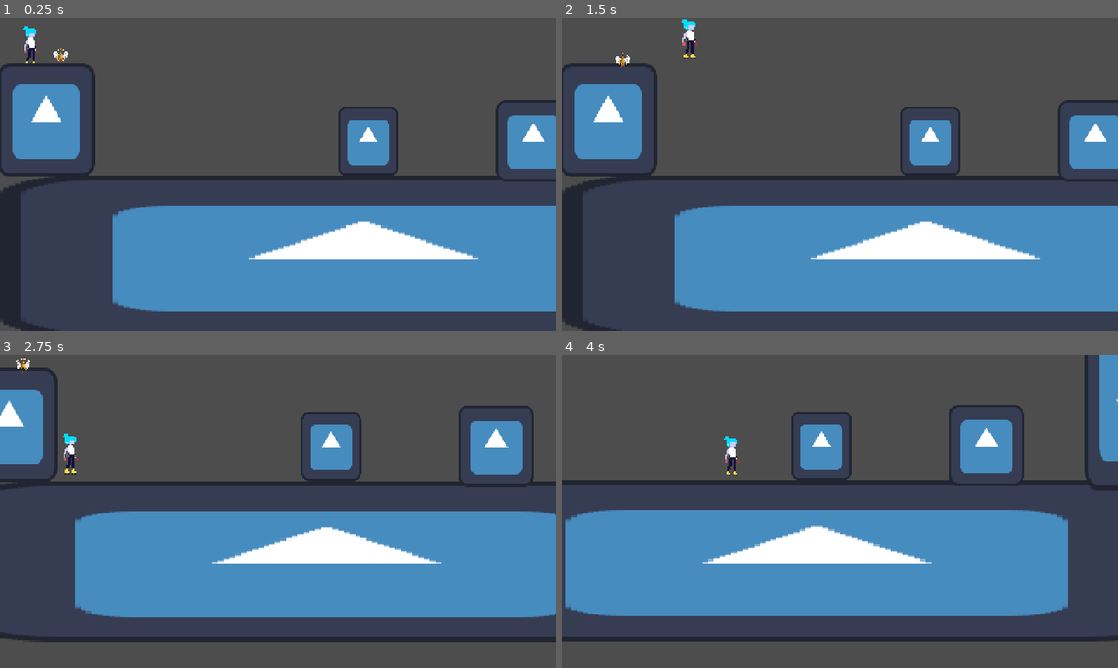
Above: before the commit, frames 1-4 (two rows, left to right).
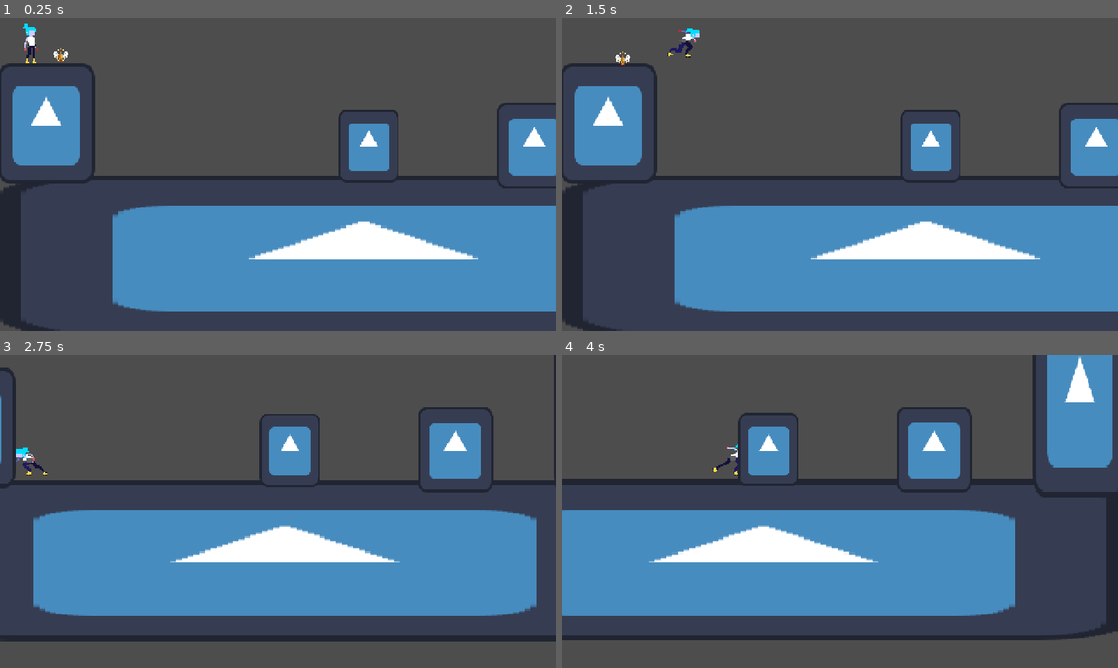
Above: after the commit, the same moments.

Repository: endermn/gameJAM
Game: Godot game, scene res://game_scene.tscn
The game is run twice, just before and just after one commit, with the same random seed, the same clock (stepped at 60 frames per second) and the same inputs. The engine's default icon, where the game draws it, is replaced by a stand-in: a white triangle on a blue panel in a dark square.
Inputs:
- Up to frame 1 (0.25 s): no input
- Up to frame 2 (1.5 s): tap Enter (ui_accept) at 0.5 s; hold D (move_right) from 0.53 s (still down); tap Shift (dash) at 0.6, 1.35 s; tap Space (jump) at 0.77 s
- Up to frame 3 (2.75 s): tap Space (jump) at 1.52 s; release D (move_right) at 2.03 s; hold A (move_left) from 2.03 s (still down); tap Shift (dash) at 2.1 s
- Up to frame 4 (4 s): release A (move_left) at 2.78 s; hold D (move_right) from 2.78 s (still down); tap Shift (dash) at 2.85, 3.6 s; tap Space (jump) at 3.02, 3.77 s

The runs differ from the first frame. In frame 1, 2.5% of the frame differs, in the area x 0-100%, y 1-55%; in frame 2, 2.8%; in frame 3, 16%; in frame 4, 20%, in the area x 0-100%, y 0-92%.

Commit message:
perfect movement system

Diff:
--- a/CharacterController.gd
+++ b/CharacterController.gd
@@ -43,13 +43,15 @@
 		elif _d == 90: multiplier.y = CharacterMovement.Dash_down_scale;
 		var speed = Vector2.RIGHT.rotated((direction) );
 		cVelocity = speed * CharacterMovement.Dash_Strength * multiplier * physicsfps;
+		CharacterVelocity.x += abs(cVelocity.x) * sign(CharacterVelocity.x)
+		CharacterVelocity.y += abs(cVelocity.y) * sign(CharacterVelocity.y)
 		deactive_input = CharacterMovement.Dash_input_cooldown;
 		move_cooldown = Vector2(.5, 1) * CharacterMovement.Dash_input_cooldown;
 		dashIsActive = true;
 		onDash.emit();
 		await get_tree().create_timer(CharacterMovement.Dash_Strength * CharacterMovement.Dash_input_cooldown).timeout;
 		dashIsActive = false;
-		onDashFinished.emit();
+		#onDashFinished.emit();
 
 func CanDash() -> bool:
 	return dashRemaining > 0;
--- a/CharacterControllerPlatformer.gd
+++ b/CharacterControllerPlatformer.gd
@@ -58,6 +58,10 @@
 	onWall = rightWall || leftWall;
 
 	onEdge = !test_move(global_transform.translated(Vector2(CharacterMovement.EdgeCheckDistance*_last_turned_dir,1)), Vector2(0,1))
+	if rightWall and CharacterVelocity.x > 0.1:
+		CharacterVelocity.x = 0
+	if leftWall and CharacterVelocity.x < -0.1:
+		CharacterVelocity.x = 0
 
 	if sign(CharacterVelocity.x) != 0 && _last_turned_dir != sign(CharacterVelocity.x) && sign(CharacterVelocity.x) != sign(velocity.x):
 		_last_turned_dir = sign(CharacterVelocity.x);
--- a/PlayerData.tres
+++ b/PlayerData.tres
@@ -5,7 +5,8 @@
 [resource]
 script = ExtResource("1_wu5lq")
 Speed = 1.5
-Acceleration = 0.25
+Acceleration = 2.5
+Friction = 0.01
 TurnSpeed = 0.55
 Gravity = 0.22
 DownGravity = 0.8
--- a/game_scene.tscn
+++ b/game_scene.tscn
@@ -3,6 +3,7 @@
 [ext_resource type="Script" uid="uid://1mtppctx0rin" path="res://movement.gd" id="1_po0ka"]
 [ext_resource type="Resource" uid="uid://c5nnkrjtu50cg" path="res://PlayerData.tres" id="2_mixcd"]
 [ext_resource type="Texture2D" uid="uid://sygqvnm44xm6" path="res://icon.svg" id="2_v1wow"]
+[ext_resource type="Texture2D" uid="uid://e1rua7c8g5qv" path="res://assets/Machina_Skate_Faster.png" id="4_6e45b"]
 [ext_resource type="Texture2D" uid="uid://cmnnlu4gqlc7o" path="res://assets/Machina_Idle_Sway.png" id="4_mixcd"]
 [ext_resource type="Script" uid="uid://yxxnihujoria" path="res://chicken.gd" id="5_kdryc"]
 [ext_resource type="Texture2D" uid="uid://dissnycm5po1r" path="res://assets/chicken.png" id="5_mj2jn"]
@@ -15,6 +16,46 @@
 atlas = ExtResource("4_mixcd")
 region = Rect2(32, 0, 32, 32)
 
+[sub_resource type="AtlasTexture" id="AtlasTexture_e35lh"]
+atlas = ExtResource("4_6e45b")
+region = Rect2(0, 0, 32, 32)
+
+[sub_resource type="AtlasTexture" id="AtlasTexture_udeyl"]
+atlas = ExtResource("4_6e45b")
+region = Rect2(32, 0, 32, 32)
+
+[sub_resource type="AtlasTexture" id="AtlasTexture_miq82"]
+atlas = ExtResource("4_6e45b")
+region = Rect2(64, 0, 32, 32)
+
+[sub_resource type="AtlasTexture" id="AtlasTexture_j5hk1"]
+atlas = ExtResource("4_6e45b")
+region = Rect2(96, 0, 32, 32)
+
+[sub_resource type="AtlasTexture" id="AtlasTexture_ueiaa"]
+atlas = ExtResource("4_6e45b")
+region = Rect2(128, 0, 32, 32)
+
+[sub_resource type="AtlasTexture" id="AtlasTexture_daj04"]
+atlas = ExtResource("4_6e45b")
+region = Rect2(160, 0, 32, 32)
+
+[sub_resource type="AtlasTexture" id="AtlasTexture_mlphb"]
+atlas = ExtResource("4_6e45b")
+region = Rect2(192, 0, 32, 32)
+
+[sub_resource type="AtlasTexture" id="AtlasTexture_opqoc"]
+atlas = ExtResource("4_6e45b")
+region = Rect2(224, 0, 32, 32)
+
+[sub_resource type="AtlasTexture" id="AtlasTexture_bpcsf"]
+atlas = ExtResource("4_6e45b")
+region = Rect2(256, 0, 32, 32)
+
+[sub_resource type="AtlasTexture" id="AtlasTexture_3d2pr"]
+atlas = ExtResource("4_6e45b")
+region = Rect2(288, 0, 32, 32)
+
 [sub_resource type="SpriteFrames" id="SpriteFrames_wj57k"]
 animations = [{
 "frames": [{
@@ -26,6 +67,41 @@
 }],
 "loop": 1,
 "name": &"default",
+"speed": 5.0
+}, {
+"frames": [{
+"duration": 1.0,
+"texture": SubResource("AtlasTexture_e35lh")
+}, {
+"duration": 1.0,
+"texture": SubResource("AtlasTexture_udeyl")
+}, {
+"duration": 1.0,
+"texture": SubResource("AtlasTexture_miq82")
+}, {
+"duration": 1.0,
+"texture": SubResource("AtlasTexture_j5hk1")
+}, {
+"duration": 1.0,
+"texture": SubResource("AtlasTexture_ueiaa")
+}, {
+"duration": 1.0,
+"texture": SubResource("AtlasTexture_daj04")
+}, {
+"duration": 1.0,
+"texture": SubResource("AtlasTexture_mlphb")
+}, {
+"duration": 1.0,
+"texture": SubResource("AtlasTexture_opqoc")
+}, {
+"duration": 1.0,
+"texture": SubResource("AtlasTexture_bpcsf")
+}, {
+"duration": 1.0,
+"texture": SubResource("AtlasTexture_3d2pr")
+}],
+"loop": 1,
+"name": &"sprint",
 "speed": 5.0
 }]
 
@@ -67,6 +143,8 @@
 position = Vector2(-213.5, -116.5)
 scale = Vector2(1.15625, 1.1562495)
 sprite_frames = SubResource("SpriteFrames_wj57k")
+animation = &"sprint"
+speed_scale = 2.0
 
 [node name="CollisionShape2D" type="CollisionShape2D" parent="Player" unique_id=1524645715]
 position = Vector2(-213.5, -114)
@@ -84,7 +162,7 @@
 position = Vector2(-15, 76)
 
 [node name="CollisionPolygon2D" type="CollisionPolygon2D" parent="StaticBody2D" unique_id=963725822]
-polygon = PackedVector2Array(-224, -76, -225, -168, -149, -171, -149, -81, -4, -78, 69, -80, 68, -134, 118, -134, 120, -77, 206, -77, 206, -143, 266, -140, 265, -78, 324, -80, 319, -221, 400, -229, 406, 72, -231, 59)
+polygon = PackedVector2Array(-225, -75, -225, -171, -149, -171, -150, -78, -4, -78, 68, -78, 68, -134, 118, -134, 120, -77, 206, -77, 205, -136, 266, -136, 266, -77, 322, -77, 322, -229, 404, -229, 406, 72, -225, 71)
 
 [node name="AnimatedSprite2D" type="AnimatedSprite2D" parent="StaticBody2D" unique_id=553771171]
 position = Vector2(89, -5.499997)
@@ -92,8 +170,8 @@
 sprite_frames = SubResource("SpriteFrames_soinu")
 
 [node name="AnimatedSprite2D" type="AnimatedSprite2D" parent="StaticBody2D/AnimatedSprite2D" unique_id=541632391]
-position = Vector2(-55.49368, -108.20145)
-scale = Vector2(0.13244174, 0.7066331)
+position = Vector2(-55.508698, -105.38773)
+scale = Vector2(0.13267654, 0.74900013)
 sprite_frames = SubResource("SpriteFrames_soinu")
 
 [node name="AnimatedSprite2D" type="AnimatedSprite2D" parent="StaticBody2D/AnimatedSprite2D/AnimatedSprite2D" unique_id=121735814]
--- a/movement.gd
+++ b/movement.gd
@@ -1,16 +1,34 @@
 extends CharacterControllerPlatformer
 
+
 var facing = 1.0
+var max_velocity = 2
+@onready var animated_sprite: AnimatedSprite2D = $AnimatedSprite2D
 
 func _physics_process(delta: float) -> void:
 
 	var input_dir := Vector2(Input.get_axis("move_left", "move_right"), Input.get_axis("move_up", "move_down"))
-	CharacterVelocity.x = input_dir.x
+	CharacterVelocity.x += input_dir.x * CharacterMovement.Acceleration * delta
+	if abs(CharacterVelocity.x) >= max_velocity:
+		CharacterVelocity.x = max_velocity * sign(CharacterVelocity.x)
+
 	if input_dir.x != 0:
-		facing = sign(input_dir.x);
+		facing = sign(input_dir.x)
+		animated_sprite.play("sprint")
+		if facing > 0:
+			animated_sprite.flip_h = false
+		else:
+			animated_sprite.flip_h = true
+	else:
+		animated_sprite.play("default")
+		animated_sprite.frame = 0
+		animated_sprite.pause()
+
 
 	if Input.is_action_just_pressed("jump"):
 		Jump()
+	if onFloor:
+		CharacterVelocity.x -= CharacterMovement.Friction * abs(CharacterVelocity.x) * sign(CharacterVelocity.x)
 
 	if Input.is_action_just_released("jump"):
 		StopJump()
@@ -18,6 +36,11 @@
 		var dash_dir := input_dir
 		if dash_dir == Vector2.ZERO:
 			dash_dir = Vector2(facing, 0.0)
+		print(dash_dir)
+		if dash_dir.x == 0:
+			CharacterVelocity.x = 0
+		if input_dir.x != sign(CharacterVelocity.x):
+			CharacterVelocity.x *= -1
 
 		Dash(dash_dir.angle())
 	super._physics_process(delta)
Binary file added: assets/Machina_Skate_Faster.png
Not shown, added: assets/Machina_Skate_Faster.png.import
